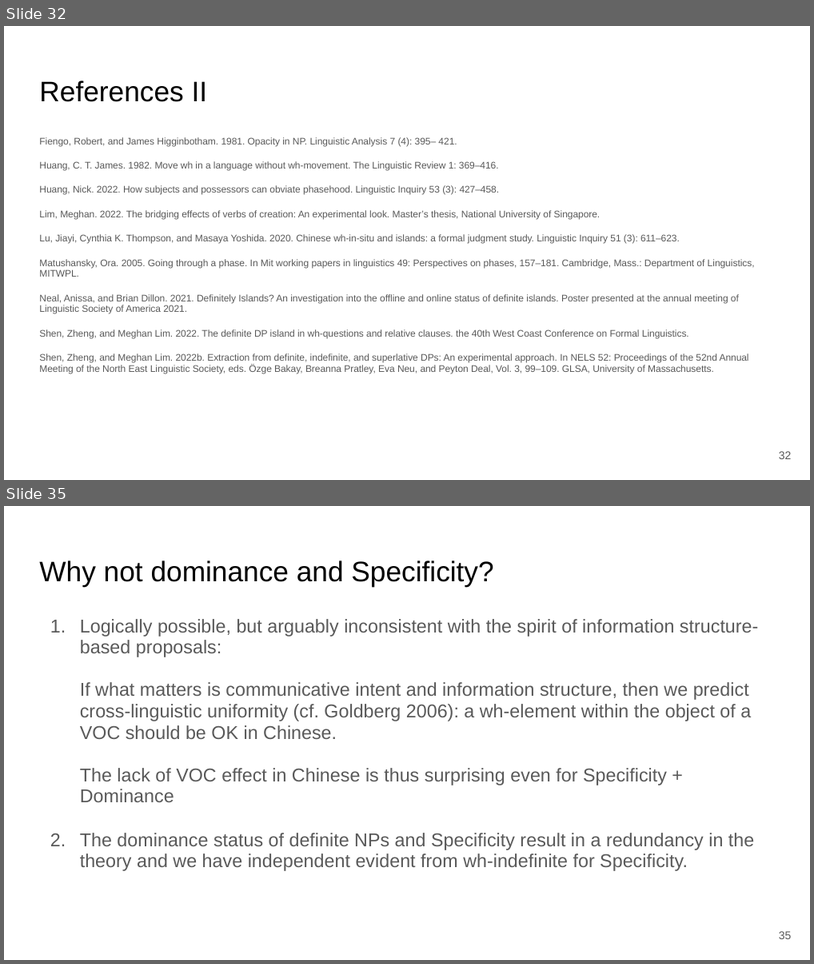
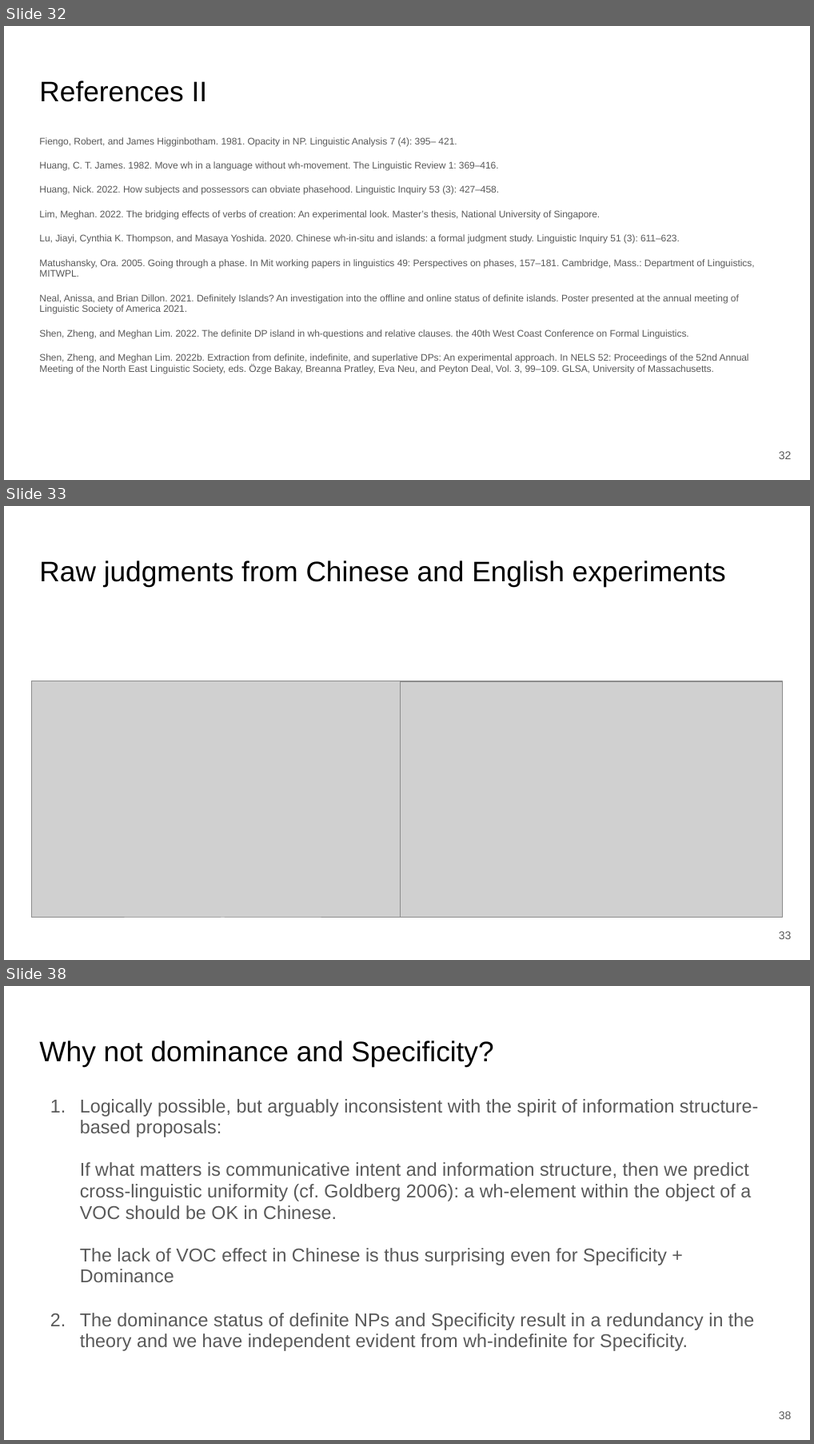
Before and after one commit to Zheng-Shen/zheng-shen.github.io, a slide deck: handouts/IACL2023.pptx. Shown one above the other, each under a label of ours: slides 32 and 35 before the commit, slides 32, 33 and 38 after it; the slides between them are not shown. The pictures are 814x964 and 814x1444 pixels, drawn with LibreOffice and Linux fonts; fonts in the diff are those of the drawing; grey boxes stand for pictures. Boxes give left, top, right and bottom in pixels: in the first picture for what was removed or moved away, otherwise in the second. Text is boxed around its words. In the diff, an @@ line names an element or a change of style, - is before the commit and + after.

```diff
--- a/handouts/IACL2023.pptx
+++ b/handouts/IACL2023.pptx
@@ slide 33 added at (x1=4, y1=506, x2=810, y2=960), background #FFFFFF @@
@@ title added at (x1=39, y1=560, x2=726, y2=586), 25.2 pt, text #000000 @@
+Raw judgments from Chinese and English experiments
@@ picture added at (x1=31, y1=681, x2=414, y2=917) @@
@@ picture added at (x1=400, y1=681, x2=782, y2=916) @@
@@ page number added at (x1=779, y1=931, x2=792, y2=939), 10 pt, text #595959 @@
+33
@@ what was slide 35 is now slide 38 @@
@@ page number at (x1=779, y1=1411, x2=792, y2=1419): text changed @@
-35
+38
```
Also in this commit, not shown: 2 slides changed, 2 other slides added, 1 other file.
